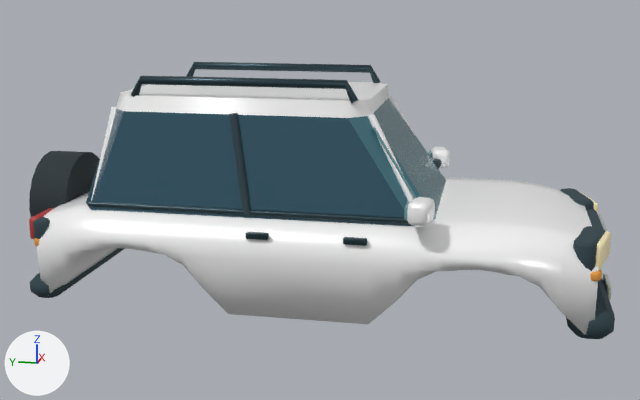
One commit to the glTF model assets/models/vehicles/summit.glb: the scene before it, then after it.
One viewpoint serves both versions: a 50 mm camera at (-5.71, -1.12, 2.36) aimed at (-0.02, 0.01, 0.94). Every picture has the same lights, and +X, +Y and +Z are marked at lower left. The picture after the commit comes second. Vertices at exactly the same position are counted once.

Before the edit, the objects in view are built like this:
```python
me_chassis = bpy.data.meshes.new('Chassis')
me_chassis.from_pydata(...)  # 2136 vertices, 4114 faces; spans x -0.92..0.92, y -1.88..2.01, z 0.34..1.8
# faces by material slot: [1090, 336, 1184, 1224, 280]
me_chassis.materials.append(mat_coachpaint)
me_chassis.materials.append(mat_tint)
me_chassis.materials.append(mat_rubber)
me_chassis.materials.append(mat_metal)
me_chassis.materials.append(mat_paint)
ob_chassis = bpy.data.objects.new('Chassis', me_chassis)
ob_chassis.location = (0.0, 0.0, 0.0)
```
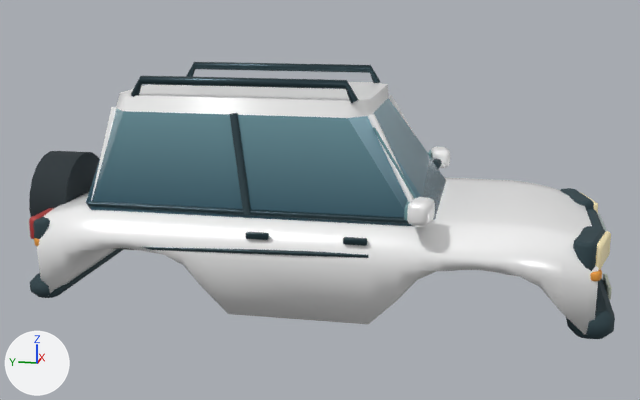
Pixel boxes (x1, y1, x2, y2) of what changed, in the pictures (640 x 400 px):
```json
{"part": 1, "of": "me_chassis", "change": "added", "after": [117, 247, 368, 258], "on screen": "cyan"}
{"part": 2, "of": "me_chassis", "change": "recoloured", "before": [90, 98, 430, 210], "after": [90, 98, 430, 210], "on screen": "dark cyan to cyan"}
```

The change, as JSON lines over the scene's bpy script:
```json
{"block": "me_chassis", "where": "# used by ob_chassis; location = (0.0, 0.0, 0.0)"}
{"op": "remove", "block": "me_chassis", "code": "me_chassis.from_pydata(...)  # 2136 vertices, 4114 faces; spans x -0.92..0.92, y -1.88..2.01, z 0.34..1.8"}
{"op": "add", "block": "me_chassis", "code": "me_chassis.from_pydata(...)  # 2172 vertices, 4178 faces; spans x -0.92..0.92, y -1.88..2.01, z 0.34..1.8"}
{"block": "me_chassis", "change": "me_chassis part 1: a new loose piece of 18 vertices spanning x -0.83..-0.79, y -0.43..1.18, z 0.76..0.83, in mat_metal"}
{"block": "me_chassis", "change": "me_chassis part 2: 16 kept faces spanning x -0.69..0.69, y -0.8..1.46, z 0.98..1.59 get new vertex colours; the middle colour goes from dark cyan #335969 to cyan #618793"}
{"block": "me_chassis", "change": "other edits to the shape of me_chassis do not show in these pictures"}
```
